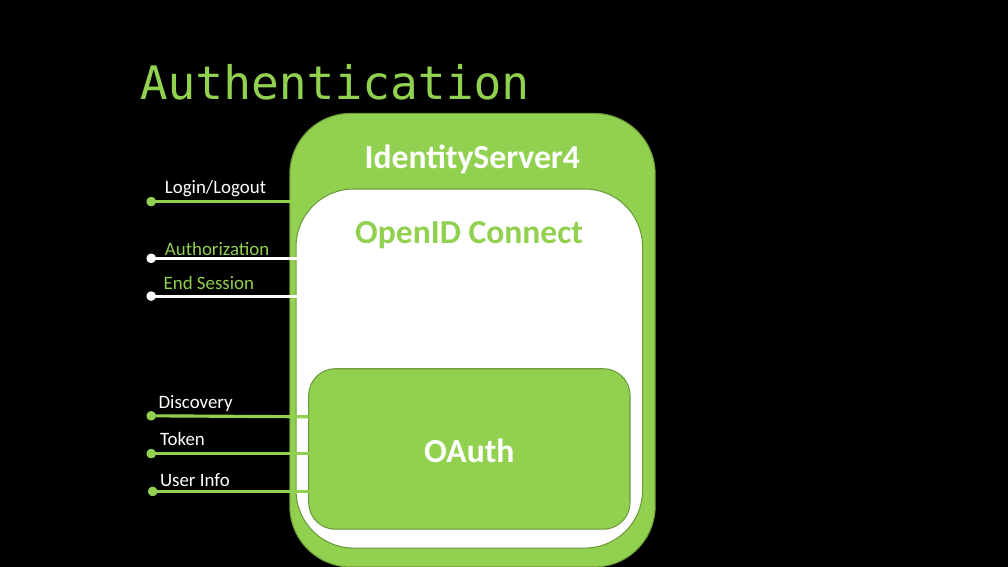
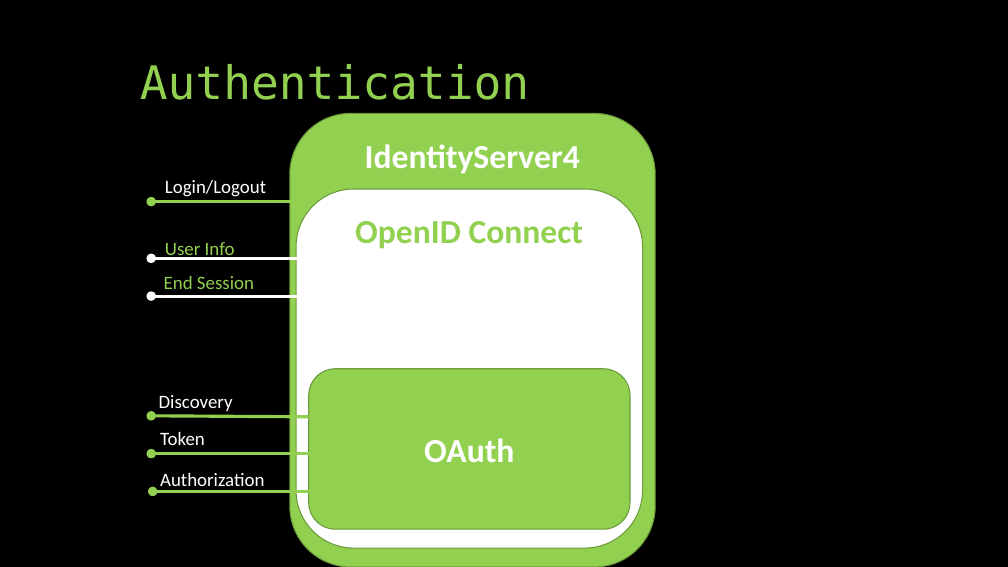
Before and after one commit to aaronralls/IdentityServer4Presentations, a slide deck: slide 17 of Authorization-IdentityServer4v2.pptx (slide 15 before the commit). Drawn at 1008x567 pixels with LibreOffice and Linux fonts; fonts in the diff are those of the drawing. Boxes give left, top, right and bottom in pixels: in the first picture for what was removed or moved away, otherwise in the second. Text is boxed around its words. In the diff, an @@ line names an element or a change of style, - is before the commit and + after.

```diff
--- a/Authorization-IdentityServer4v2.pptx
+++ b/Authorization-IdentityServer4v2.pptx
@@ text at bbox=[165, 242, 235, 260]: text changed @@
-Authorization
+User Info
@@ text at bbox=[160, 473, 264, 491]: text changed @@
-User Info
+Authorization
```
Also in this commit, not shown: 6 other slides changed, 3 slides added, 1 slide removed, 1 other file.
